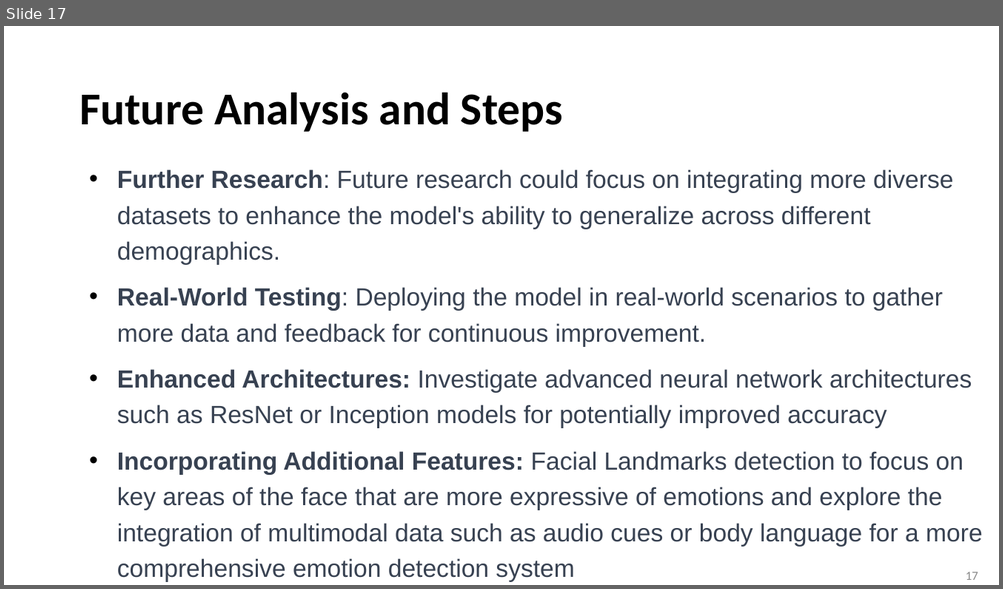
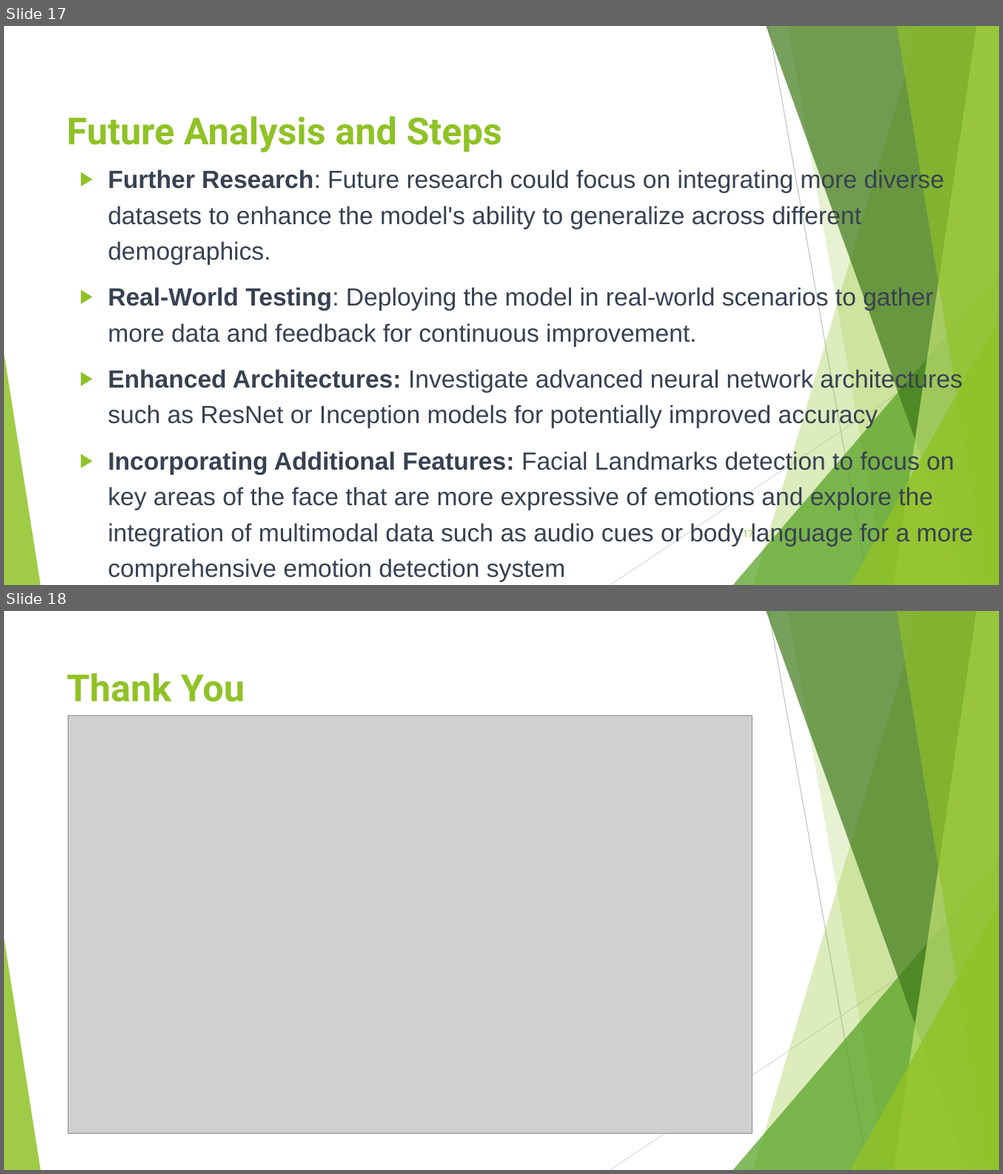
Before and after one commit to AndroZa0812/FacialEmotionRecognition, a slide deck: EmotionDetection.pptx. Shown one above the other, each under a label of ours: slide 17 before the commit, slides 17 and 18 after it. The pictures are 1003x589 and 1003x1174 pixels, drawn with LibreOffice and Linux fonts; fonts in the diff are those of the drawing; grey boxes stand for pictures. Boxes give left, top, right and bottom in pixels: in the first picture for what was removed or moved away, otherwise in the second. Text is boxed around its words. In the diff, an @@ line names an element or a change of style, - is before the commit and + after.

```diff
--- a/EmotionDetection.pptx
+++ b/EmotionDetection.pptx
@@ slide 18 added at (4, 611, 999, 1170), background #FFFFFF; not listed: 10 template elements that a slide beside it also shows @@
@@ title added at (67, 673, 244, 702), 36 pt, text #90C226, bold @@
+Thank You
@@ picture added at (68, 715, 752, 1133) @@
@@ page number added at (743, 1113, 753, 1125), 9 pt, text #90C226 @@
+18
@@ slide 17 changed as well @@
@@ title "Future Analysis and Steps": place and size @@
-title "Future Analysis and Steps" at (79, 92, 563, 132)
+title "Future Analysis and Steps" at (67, 116, 502, 153)
@@ title "Future Analysis and Steps" at (67, 116, 502, 153): size 44 to 36 pt, font Calibri to Roboto, text colour #000000 to #90C226; line spacing 0.9 to 1 @@
@@ text "Further Research: Future research could ..." at (108, 168, 973, 582): bullet • to ▶; bullet colour #000000 to #90C226 @@
@@ group added at (4, 26, 999, 585): 5 freeform shapes, 3 triangles, 2 lines @@
@@ page number: place and size @@
-page number at (965, 572, 978, 580)
+page number at (743, 528, 753, 540)
@@ page number at (743, 528, 753, 540): size 12 to 9 pt, font Calibri to Roboto, text colour #888888 to #90C226 @@
```
Also in this commit, not shown: 16 other slides changed.
